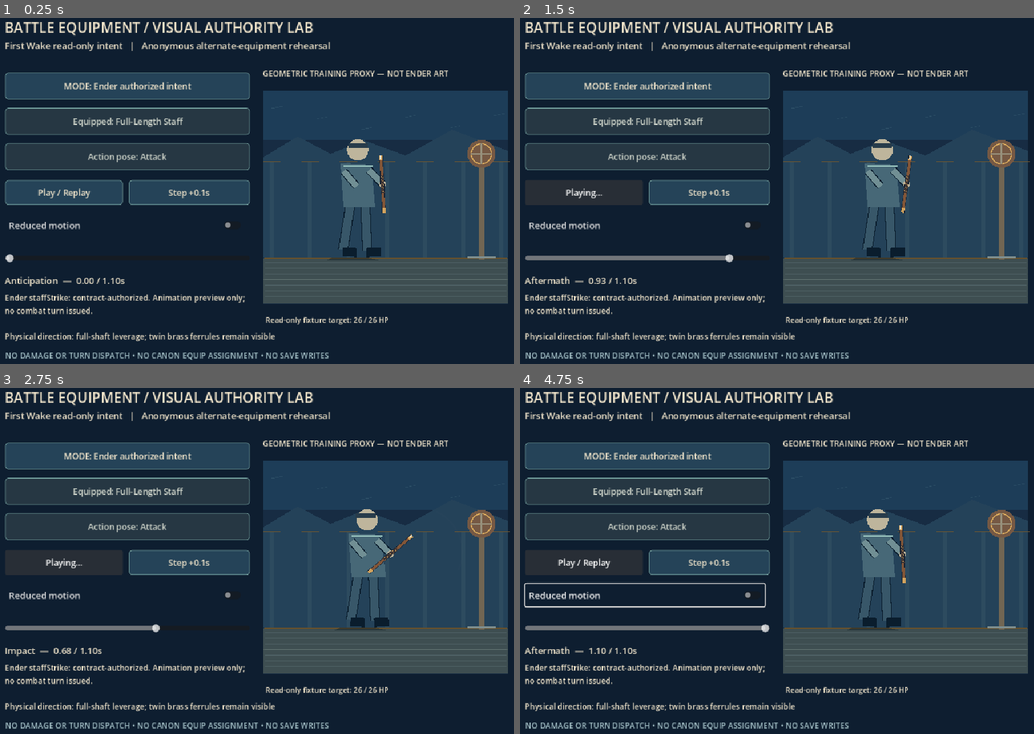
Above: before the commit, frames 1-4 (two rows, left to right).
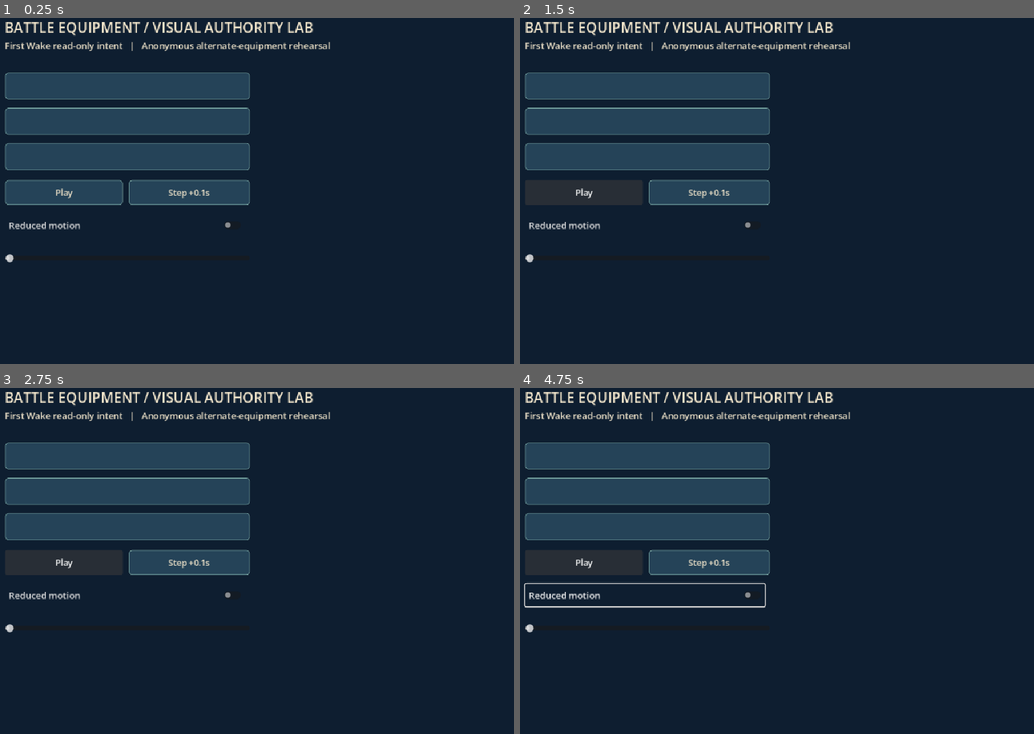
Above: after the commit, the same moments.

Repository: ndrorchestration/ToSailaStarrySky-jrpg
Game: Godot game, scene res://scenes/weapon_battle_equipment_review.tscn
The game is run twice, just before and just after one commit, with the same random seed, the same clock (stepped at 60 frames per second) and the same inputs. This scene is started directly instead of the project's main scene.
Inputs:
- Up to frame 1 (0.25 s): no input
- Up to frame 2 (1.5 s): click "Play / Replay" (after the commit: "Play") at 0.5 s; click "Playing…" (after the commit: "Play") at 1.25 s
- Up to frame 3 (2.75 s): click "Play / Replay" (after the commit: "Play") at 2 s
- Up to frame 4 (4.75 s): tap Enter at 2.75 s; hold Right (ui_right) 2.78-3.5 s; tap E at 2.85 s; click "Play / Replay" (after the commit: "Play") at 3.5 s; hold Down (ui_down) from 4.28 s (still down); tap R at 4.35 s

The runs differ from the first frame. In frame 1, 32% of the frame differs, in the area x 0-100%, y 15-99%; in frame 2, 32%; in frame 3, 32%; in frame 4, 33%.
Error after the commit: Parse Error: Identifier "advance" not declared in the current scope. (res://scripts/weapon_combat_pose_review.gd:133)

Commit message:
feat(godot): permit background-only practice stage when comparing existing directional character candidates

Diff:
--- a/godot/scripts/weapon_combat_pose_review.gd
+++ b/godot/scripts/weapon_combat_pose_review.gd
@@ -12,6 +12,7 @@
 var catalog = Catalog.new()
 var weapon: Node2D
 var pose: Dictionary = {}
+var show_mannequin: bool = true
 
 func _ready() -> void:
     weapon = Silhouette.new()
@@ -96,30 +97,31 @@
     draw_line(Vector2(170,-92),Vector2(170,-54),PAPER.darkened(0.35),2.0)
     draw_line(Vector2(146,111),Vector2(196,111),Color("#7e8e8e"),3.0)
 
-    var advance := float(pose.get("advance",0.0))
-    var bob := float(pose.get("bob",0.0))
-    var lean := float(pose.get("lean",0.0))
-    var origin := Vector2(-45+advance,bob)
-    draw_colored_polygon(PackedVector2Array([
-        origin+Vector2(-51,112),origin+Vector2(13,112),
-        origin+Vector2(33,117),origin+Vector2(-62,118)
-    ]),Color("#101d22",0.45))
-    # Anonymous rehearsal dummy: no borrowed facial design, hair or insignia.
-    _line(origin+Vector2(-17,10),origin+Vector2(-31,98),SLATE,15.0)
-    _line(origin+Vector2(8,10),origin+Vector2(12,100),SLATE,15.0)
-    _line(origin+Vector2(-32,102),origin+Vector2(-7,103),DEEP,13.0)
-    _line(origin+Vector2(10,103),origin+Vector2(36,102),DEEP,13.0)
-    draw_colored_polygon(PackedVector2Array([
-        origin+Vector2(-36,-56),origin+Vector2(19+lean*0.22,-53),
-        origin+Vector2(26+lean*0.35,22),origin+Vector2(-30,22)
-    ]),Color("#476877"))
-    draw_line(origin+Vector2(-30,-51),origin+Vector2(22+lean*0.2,-51),
-        Color("#9ac5bf"),3.0)
-    draw_circle(origin+Vector2(-5+lean*0.18,-80),19.0,PAPER.darkened(0.18))
-    draw_rect(Rect2(origin+Vector2(-22,-91),Vector2(35,8)),Color("#283c4b"))
-    _line(origin+Vector2(15,-44),origin+Vector2(39,-19),Color("#718f94"),11.0)
-    _line(origin+Vector2(-30,-42),origin+Vector2(-7,-15),Color("#718f94"),11.0)
-    draw_circle(origin+Vector2(39,-19),6.0,PAPER.darkened(0.2))
+    if show_mannequin:
+        var advance := float(pose.get("advance",0.0))
+        var bob := float(pose.get("bob",0.0))
+        var lean := float(pose.get("lean",0.0))
+        var origin := Vector2(-45+advance,bob)
+        draw_colored_polygon(PackedVector2Array([
+            origin+Vector2(-51,112),origin+Vector2(13,112),
+            origin+Vector2(33,117),origin+Vector2(-62,118)
+        ]),Color("#101d22",0.45))
+        # Anonymous rehearsal dummy: no borrowed facial design, hair or insignia.
+        _line(origin+Vector2(-17,10),origin+Vector2(-31,98),SLATE,15.0)
+        _line(origin+Vector2(8,10),origin+Vector2(12,100),SLATE,15.0)
+        _line(origin+Vector2(-32,102),origin+Vector2(-7,103),DEEP,13.0)
+        _line(origin+Vector2(10,103),origin+Vector2(36,102),DEEP,13.0)
+        draw_colored_polygon(PackedVector2Array([
+            origin+Vector2(-36,-56),origin+Vector2(19+lean*0.22,-53),
+            origin+Vector2(26+lean*0.35,22),origin+Vector2(-30,22)
+        ]),Color("#476877"))
+        draw_line(origin+Vector2(-30,-51),origin+Vector2(22+lean*0.2,-51),
+            Color("#9ac5bf"),3.0)
+        draw_circle(origin+Vector2(-5+lean*0.18,-80),19.0,PAPER.darkened(0.18))
+        draw_rect(Rect2(origin+Vector2(-22,-91),Vector2(35,8)),Color("#283c4b"))
+        _line(origin+Vector2(15,-44),origin+Vector2(39,-19),Color("#718f94"),11.0)
+        _line(origin+Vector2(-30,-42),origin+Vector2(-7,-15),Color("#718f94"),11.0)
+        draw_circle(origin+Vector2(39,-19),6.0,PAPER.darkened(0.2))
 
     if not bool(pose.get("motionReduced",false)):
         var energy := clampf(float(pose.get("effect",0.0)),0.0,1.0)
